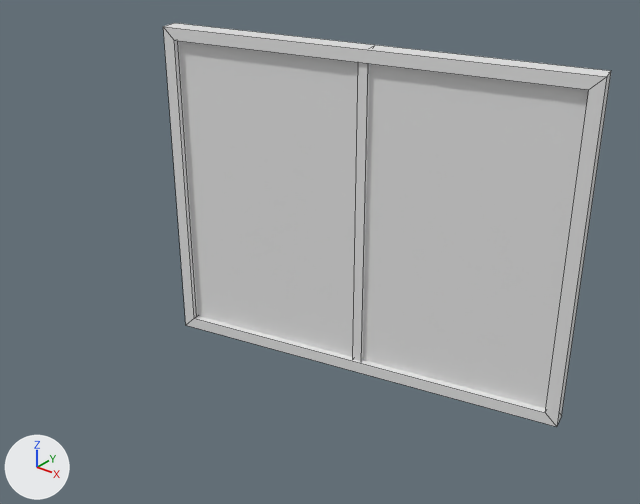
Before and after pictures for a commit that changed the FBX model Assets/ASSETS/Assets 3D/Move/M_Fenetre02.fbx.
Both versions are drawn from a 50 mm lens placed at (-7.72, 5.6, 2.78), pointed at (-9.44, 7.75, 1.45). The axes (+X, +Y, +Z) are drawn at lower left. The lights are the same throughout. Mesh edges are drawn as thin lines.

Names of what the first picture shows: 'M_Fenetre_01'.
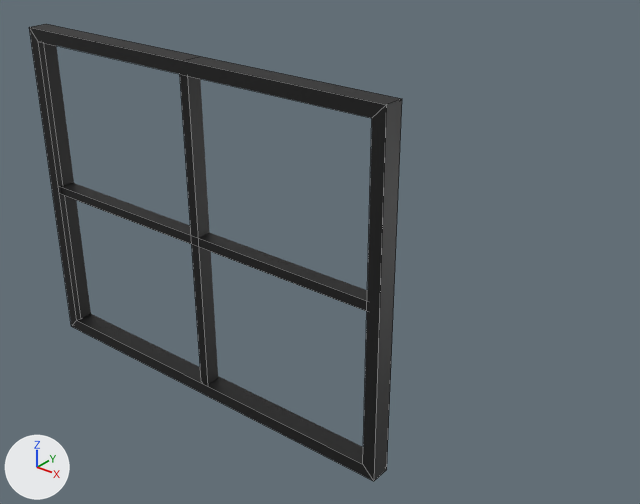
Location of each change, [x1, y1, x2, y2] in pixels of the pictures (640 x 504 px):
'M_Fenetre_01', reshaped, moved, turned
    before: [163, 23, 611, 427]
    after: [29, 24, 402, 481]
part 1 of me_m_fenetre_01, added (black)
    after: [60, 185, 367, 311]
part 2 of me_m_fenetre_01, recoloured
    before: [163, 23, 611, 427]
    after: [29, 24, 402, 481]

Diff of the bpy script that builds the scene:
```diff
--- a/Assets/ASSETS/Assets 3D/Move/M_Fenetre02.fbx.py
+++ b/Assets/ASSETS/Assets 3D/Move/M_Fenetre02.fbx.py
@@ mat_verre @@
+mat_verre = principled_material('Verre')
+mat_verre.base_color = (0.8, 0.8, 0.8)  # white #e7e7e7
+mat_verre.metallic = 1.0
+mat_verre.roughness = 0.23
+mat_verre.alpha = 0.0
@@ mat_noir @@
+mat_noir = principled_material('Noir')
+mat_noir.base_color = (0.00669, 0.00669, 0.00669)  # black #131313
@@ me_m_fenetre_01 @@
 # used by ob_m_fenetre_01; location = (-8.624, 8.006, 0.948); rotation_euler = (0.0, 0.0, -1.36), in degrees (0, 0, -78); scale = (0.01, 0.01, 0.01)
 # verts and faces of me_m_fenetre_01; kept vertices keep their numbers, new ones are numbered from 32
-me_m_fenetre_01.from_pydata(...)  # 32 vertices, 22 faces; spans x -7.0..0.0, y -149.9..0.0, z 0.0..119.7
+me_m_fenetre_01.from_pydata(...)  # 40 vertices, 26 faces; spans x -7.0..0.0, y -149.9..0.0, z 0.0..119.7
+# me_m_fenetre_01 part 1
+verts[32] = (-6.1, -146.7, 61.5)
+verts[33] = (-6.1, -2.8, 61.5)
+verts[34] = (-6.1, -146.7, 58.2)
+verts[35] = (-6.1, -2.8, 58.2)
+for new, old in zip([*range(36, 40)], [*range(32, 36)]): verts[new] = verts[old] + (5.2, 0.0, 0.0)
+faces += [(34, 35, 39, 38), (32, 36, 37, 33), (32, 33, 35, 34), (36, 38, 39, 37)]  # mat_noir (black #131313)
+# me_m_fenetre_01 part 2: 20 faces spanning x -7.0..0.0, y -149.9..0.0, z 0.0..119.7 switch from no material to mat_noir (black #131313)
+me_m_fenetre_01.materials.append(mat_verre)  # white #e7e7e7
@@ ob_m_fenetre_01 @@
 ob_m_fenetre_01 = bpy.data.objects.new('M_Fenetre_01', me_m_fenetre_01)
-ob_m_fenetre_01.location = (-8.624, 8.006, 0.948)
-ob_m_fenetre_01.rotation_euler = (0.0, 0.0, -1.36)  # degrees (0, 0, -78)
+ob_m_fenetre_01.location = (-8.945, 7.397, 0.948)
+ob_m_fenetre_01.rotation_euler = (0.0, 0.0, -1.571)  # degrees (0, 0, -90)
 ob_m_fenetre_01.scale = (0.01, 0.01, 0.01)
```
